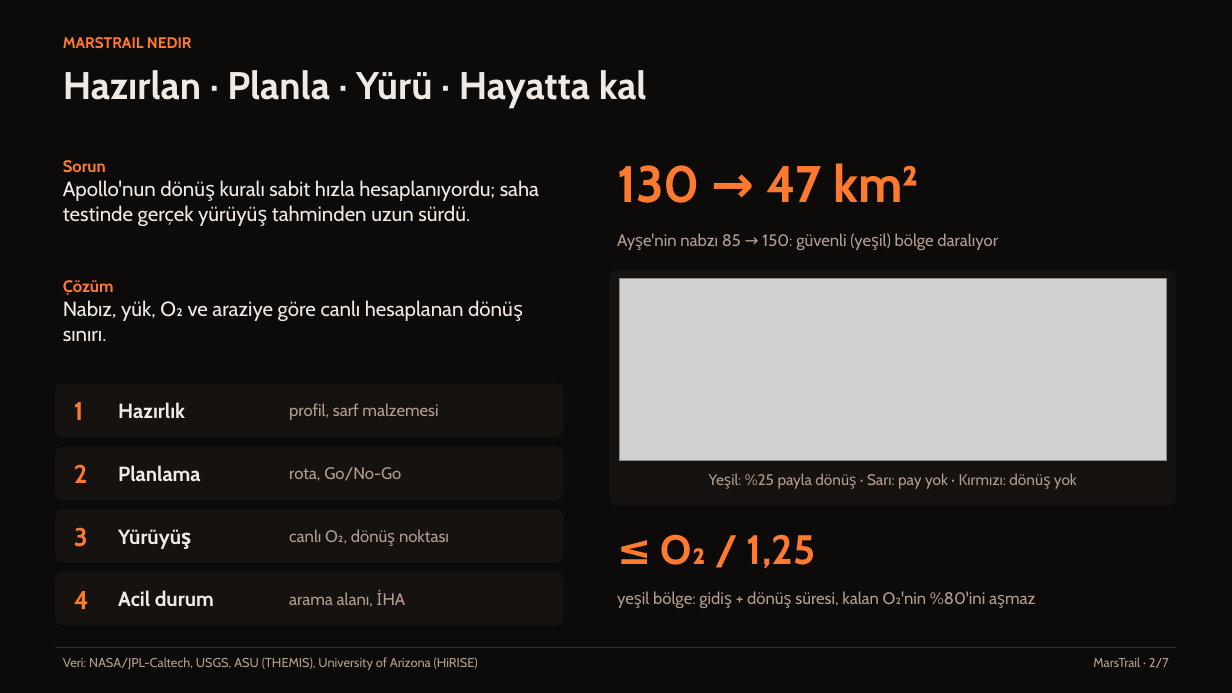
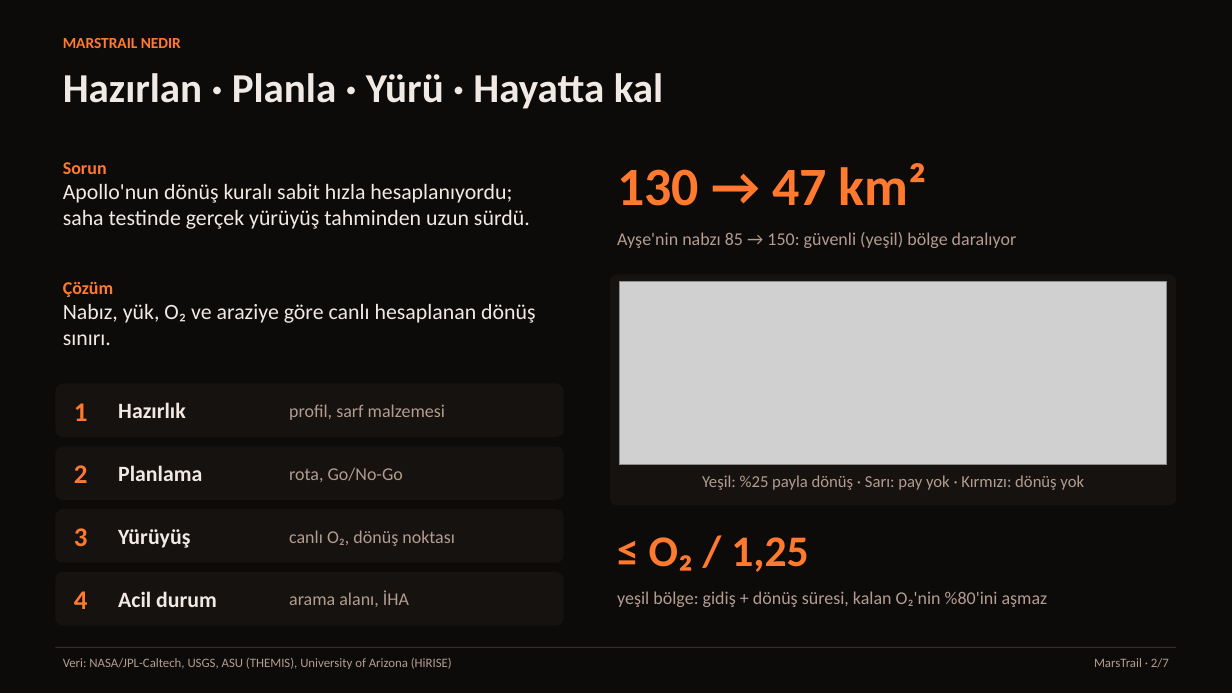
Before and after one commit to tayancelifnur/marstrail, a slide deck: slide 2 of docs/sunum/MarsTrail.pptx. Drawn at 1232x693 pixels with LibreOffice and Linux fonts; fonts in the diff are those of the drawing; grey boxes stand for pictures. Boxes give left, top, right and bottom in pixels: in the first picture for what was removed or moved away, otherwise in the second. Text is boxed around its words. In the diff, an @@ line names an element or a change of style, - is before the commit and + after.

```diff
--- a/docs/sunum/MarsTrail.pptx
+++ b/docs/sunum/MarsTrail.pptx
@@ text "Hazırlan · Planla · Yürü ..." at [63,73,664,109]: size 30 to 32 pt, font Cabin to Calibri @@
@@ text "130 → 47 km²" at [617,163,927,206]: size 40 to 42 pt, font Cabin to Calibri @@
@@ text "Sorun" at [63,162,530,229]: size 13 to 14 pt in "Sorun"; font Cabin to Calibri, size 16 to 17 pt @@
@@ size 13 to 14 pt, font Cabin to Calibri in 6 elements at [289,404,445,420], [289,467,403,482], [289,530,455,546], [289,591,409,607], [617,591,1048,607], [617,232,1017,248] @@
@@ text "Çözüm" at [63,282,536,345]: size 13 to 14 pt in "Çözüm"; font Cabin to Calibri, size 16 to 17 pt @@
@@ rounded rectangle: place and size @@
-rounded rectangle at [610,270,1177,506]
+rounded rectangle at [610,274,1177,506]
@@ rounded rectangle at [610,274,1177,506]: proportions changed @@
@@ picture: place and size @@
-picture at [619,278,1167,461]
+picture at [619,282,1167,465]
@@ text "Yeşil: %25 payla dönüş · ..." at [702,475,1084,490]: size 12 to 13 pt, font Cabin to Calibri @@
@@ size 20 to 21 pt, font Cabin to Calibri in 3 elements at [74,403,88,421], [74,465,88,483], [74,528,88,546] @@
@@ text "≤ O₂ / 1,25" at [649,537,808,572]: size 32 to 34 pt, font Cabin to Calibri @@
@@ size 16 to 17 pt, font Cabin to Calibri in 4 elements at [118,402,186,418], [118,465,202,481], [118,529,190,548], [118,591,217,607] @@
@@ font Cabin to Calibri in 3 elements at [63,38,181,48], [63,658,452,669], [1094,658,1169,668] @@
```
Also in this commit, not shown: 6 other slides changed, 19 other files.
